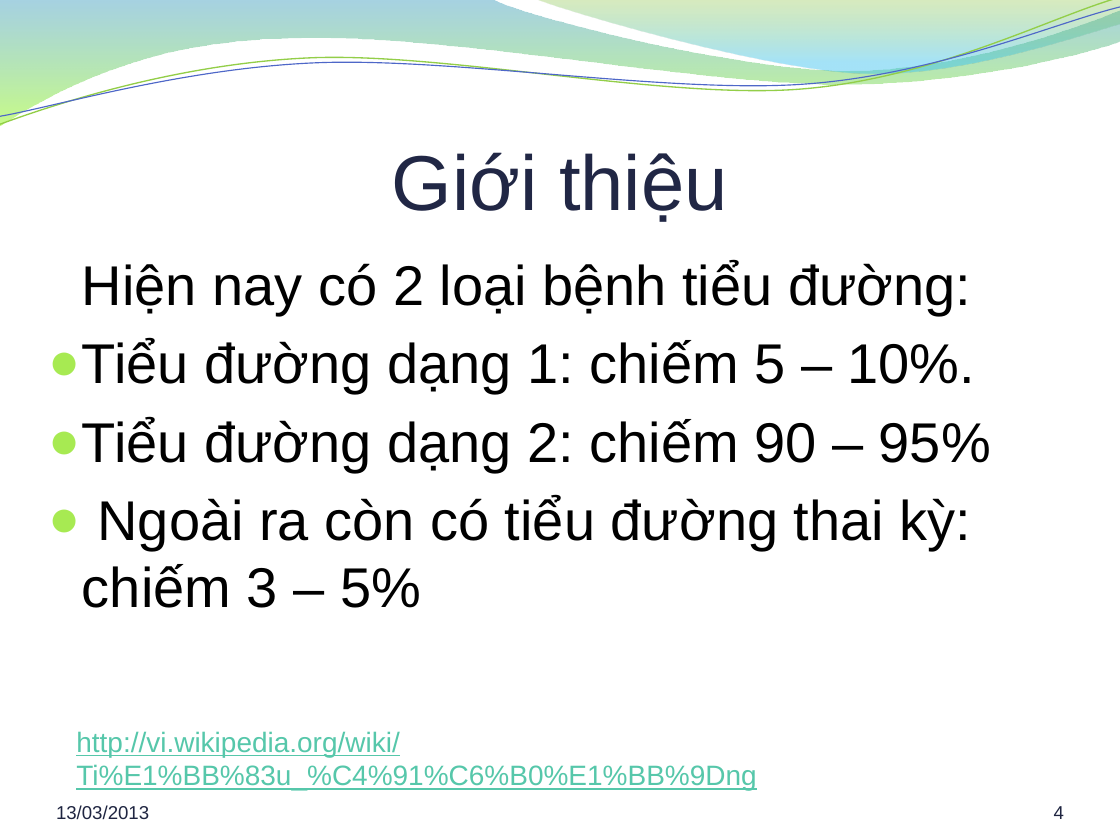
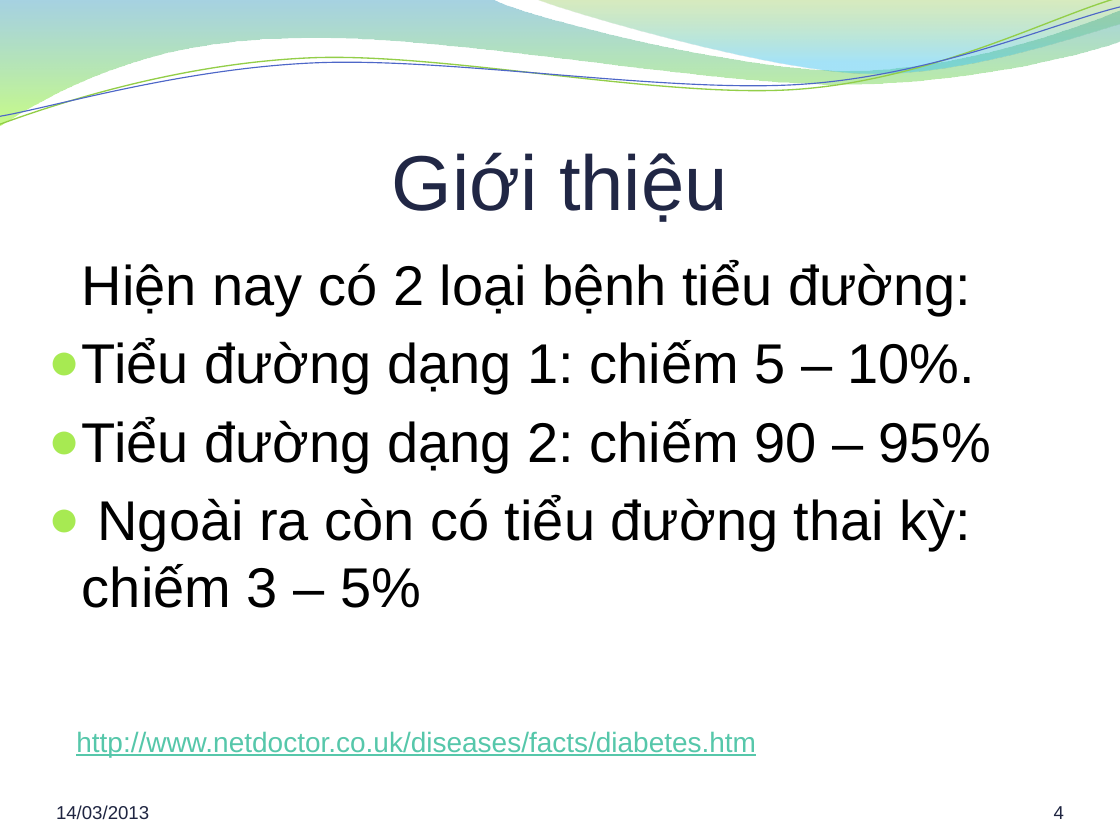
Before and after one commit to hung94it/benhvien, a slide deck: slide 4 of Diabetes/Documents/Report/Bao cao khoa luan.pptx. Drawn at 1120x840 pixels with LibreOffice and Linux fonts; fonts in the diff are those of the drawing; background and template pictures are left out. Boxes give left, top, right and bottom in pixels: in the first picture for what was removed or moved away, otherwise in the second. Text is boxed around its words. In the diff, an @@ line names an element or a change of style, - is before the commit and + after.

```diff
--- a/Diabetes/Documents/Report/Bao cao khoa luan.pptx
+++ b/Diabetes/Documents/Report/Bao cao khoa luan.pptx
@@ text at bbox=[76, 731, 756, 757]: text changed @@
-http://vi.wikipedia.org/wiki/Ti%E1%BB%83u_%C4%91%C6%B0%E1%BB%9Dng
+http://www.netdoctor.co.uk/diseases/facts/diabetes.htm
@@ text at bbox=[56, 805, 149, 820]: text changed @@
-13/03/2013
+14/03/2013
```
Also in this commit, not shown: 30 other slides changed, 1 slide added, 1 slide removed, 1 other file.
